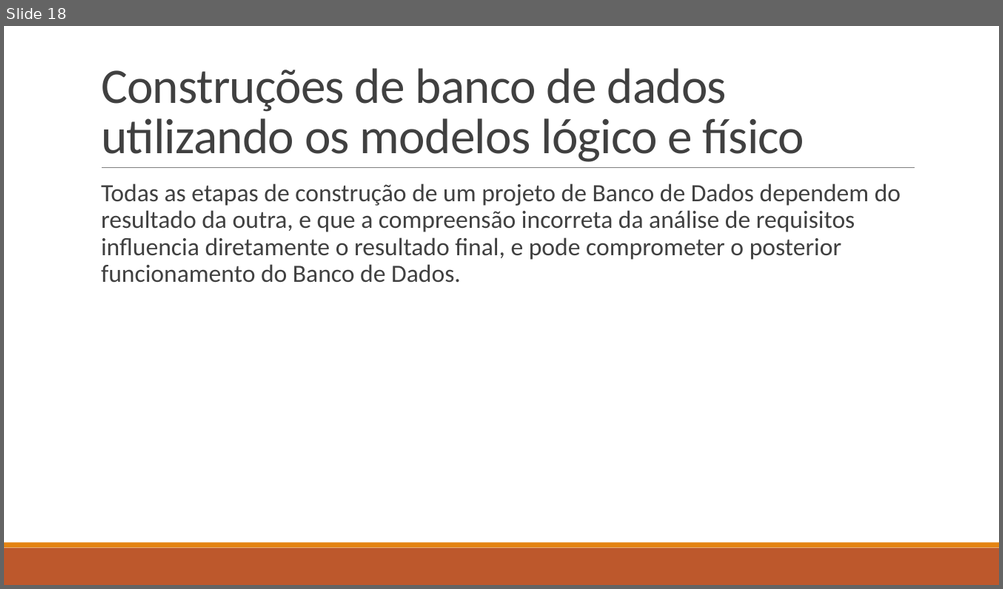
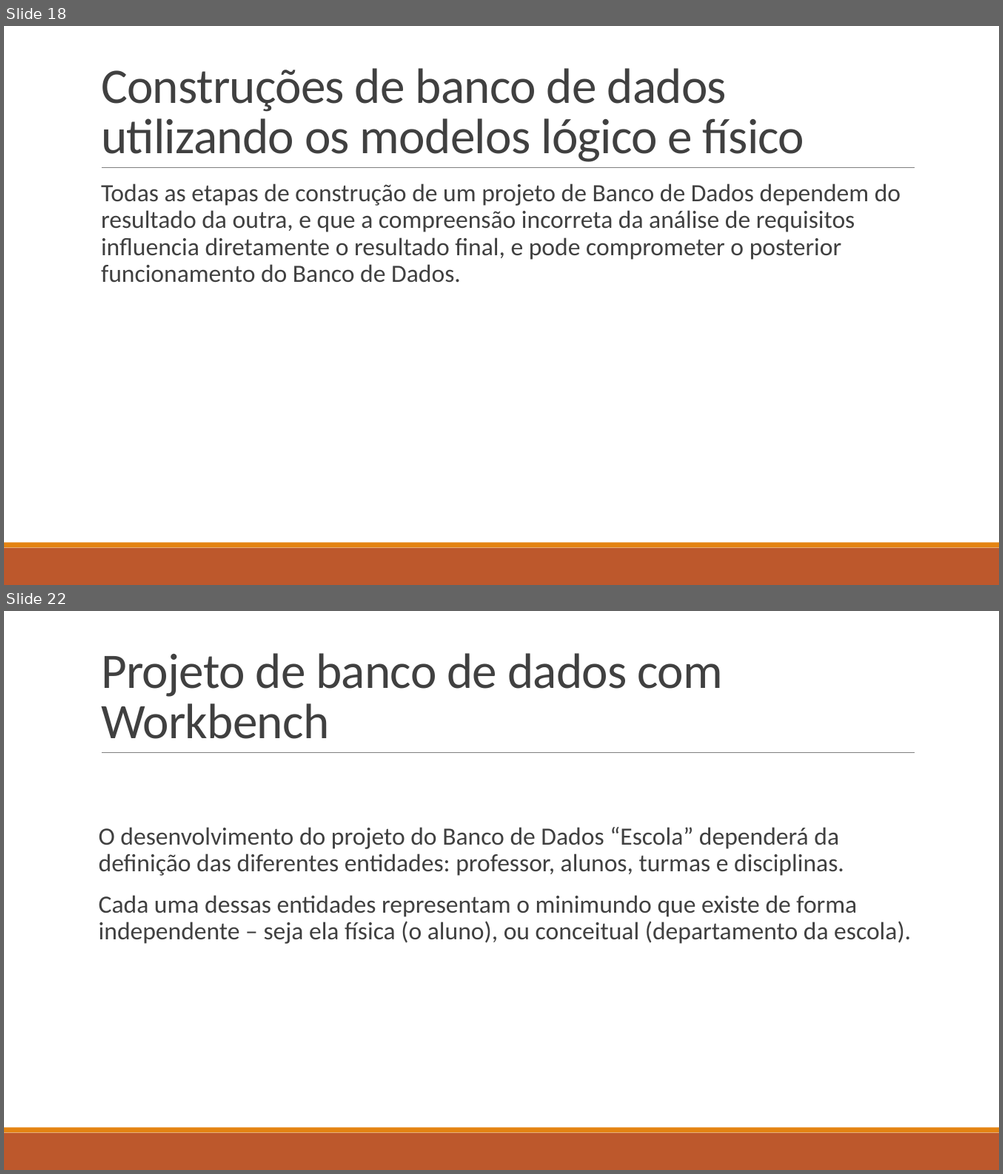
Before and after one commit to LucasHerculanoAmaro/Minhas-Aulas, a slide deck: Euripedes Simões de Paula/Banco de Dados/Aula 9/Projeto de Banco de Dados.pptx. Shown one above the other, each under a label of ours: slide 18 before the commit, slides 18 and 22 after it; the slides between them are not shown. The pictures are 1003x589 and 1003x1174 pixels, drawn with LibreOffice and Linux fonts; fonts in the diff are those of the drawing. Boxes give left, top, right and bottom in pixels: in the first picture for what was removed or moved away, otherwise in the second. Text is boxed around its words. In the diff, an @@ line names an element or a change of style, - is before the commit and + after.

Commit message:
atualizando a aula 9 de Banco de Dados

```diff
--- a/Euripedes Simões de Paula/Banco de Dados/Aula 9/Projeto de Banco de Dados.pptx
+++ b/Euripedes Simões de Paula/Banco de Dados/Aula 9/Projeto de Banco de Dados.pptx
@@ slide 22 added at (4, 611, 999, 1170), background #FFFFFF; not listed: 3 template elements that a slide beside it also shows @@
@@ title added at (101, 653, 722, 739), 48 pt, text #404040 @@
+Projeto de banco de dados com Workbench
@@ text added at (99, 827, 910, 944), 24 pt, text #404040 @@
+  O desenvolvimento do projeto do Banco de Dados “Escola” dependerá da definição das diferentes entidades: professor, alunos, turmas e disciplinas.
+  Cada uma dessas entidades representam o minimundo que existe de forma independente – seja ela física (o aluno), ou conceitual (departamento da escola).
```
Also in this commit, not shown: 7 other slides added, 2 other files.
